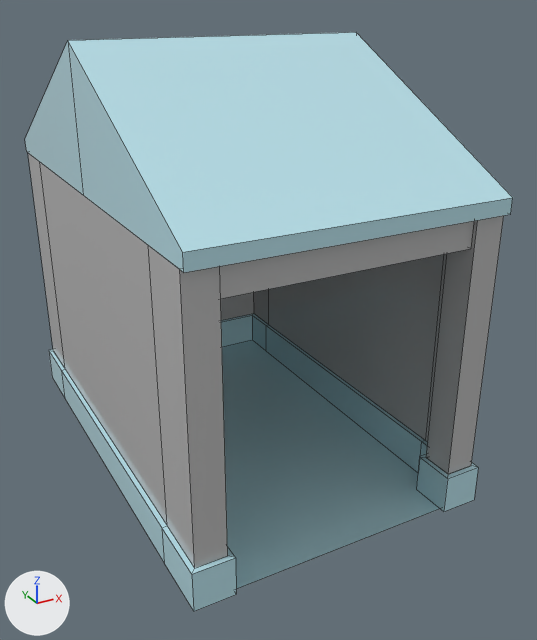
Before and after pictures for a commit that changed the FBX model Assets/Models/Garage.fbx.
One viewpoint serves both versions: a 50 mm camera at (-6.56, -12.47, 9.44) aimed at (0.44, 0.24, 3.08). Arrows for +X, +Y and +Z are at lower left; the lights stay in place. Mesh edges are drawn as thin lines. Where no turn or scale is listed for an object, it has been applied to the vertices.

The first picture shows 'Garage'.
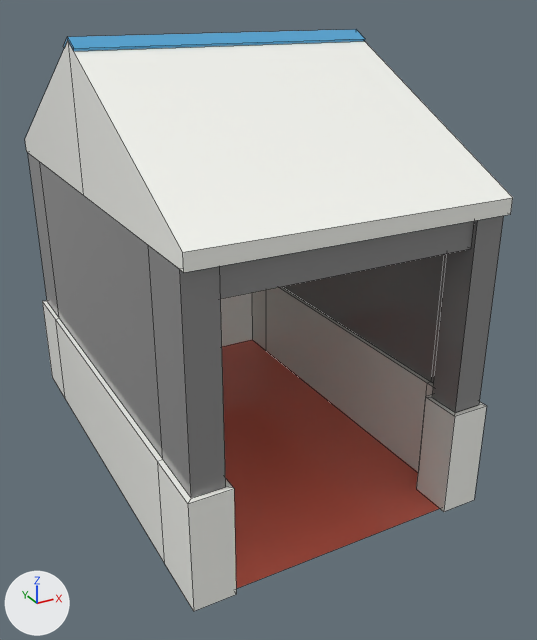
The newer file is also turned or shifted as a whole; pictures and numbers use the older file's frame.

The change, as JSON lines over the scene's bpy script:
```json
{"op": "set", "path": "mat_material__82.base_color", "old": "(0.5, 0.5, 0.5)", "new": "(0.267, 0.267, 0.267)", "note": "grey #bcbcbc -> grey #8d8d8d"}
{"op": "set", "path": "mat_material__83.base_color", "old": "(0.498, 0.776, 0.855)", "new": "(0.988, 0.996, 0.945)", "note": "cyan #bbe4ee -> white #fefff9"}
{"op": "set", "path": "mat_material__84.base_color", "old": "(0.498, 0.776, 0.855)", "new": "(0.929, 0.184, 0.125)", "note": "cyan #bbe4ee -> red #f77763"}
{"op": "add", "block": "mat_glass", "code": ["mat_glass = principled_material('Glass')", "mat_glass.base_color = (0.0672, 0.381, 0.691)  # blue #49a6d9", "mat_glass.roughness = 0.0"]}
{"block": "me_mesh", "where": "# used by ob_garage; location = (0.0, 0.0, 0.0)"}
{"op": "remove", "block": "me_mesh", "code": "me_mesh.from_pydata(...)  # 122 vertices, 73 faces; spans x -3.1..3.1, y -3.64..5.91, z 0.0..8.7"}
{"op": "add", "block": "me_mesh", "code": "me_mesh.from_pydata(...)  # 130 vertices, 81 faces; spans x -3.1..3.1, y -3.64..5.91, z 0.0..8.76"}
{"block": "me_mesh", "change": "me_mesh part 1"}
{"block": "me_mesh", "change": "4 vertices are removed from x -3.0..-2.4, y -3.49..-2.84, z 0.8"}
{"block": "me_mesh", "change": "8 faces are deleted"}
{"block": "me_mesh", "change": "56 vertices in x -3.1..3.1, y -3.59..5.86, z 0.8 move by (0.0, 0.0, 1.4)"}
{"block": "me_mesh", "change": "7 vertices are added at x -3.0..-2.4, y -3.49..1.46, z 2.2..8.76"}
{"block": "me_mesh", "change": "5 new vertices lie (6.0, 0.0, 0.0) away from vertices in x -3.0, y 0.8..1.46, z 8.55..8.76"}
{"block": "me_mesh", "change": "4 new faces join them, mat_material__82 (grey #8d8d8d)"}
{"block": "me_mesh", "change": "4 new faces join them, mat_material__83 (white #fefff9)"}
{"block": "me_mesh", "change": "8 new faces join them, mat_glass (blue #49a6d9)"}
{"op": "add", "block": "me_mesh", "code": "me_mesh.materials.append(mat_glass)  # blue #49a6d9"}
```

Location of each change, (x1, y1, x2, y2) in pixels of the pictures (537 x 640 px):
```json
{"object": "Garage", "change": "recoloured, reshaped", "before": [25, 32, 513, 611], "after": [25, 29, 513, 611]}
{"part": 1, "of": "me_mesh", "change": "built on", "before": [28, 153, 504, 611], "after": [28, 29, 504, 611]}
```
